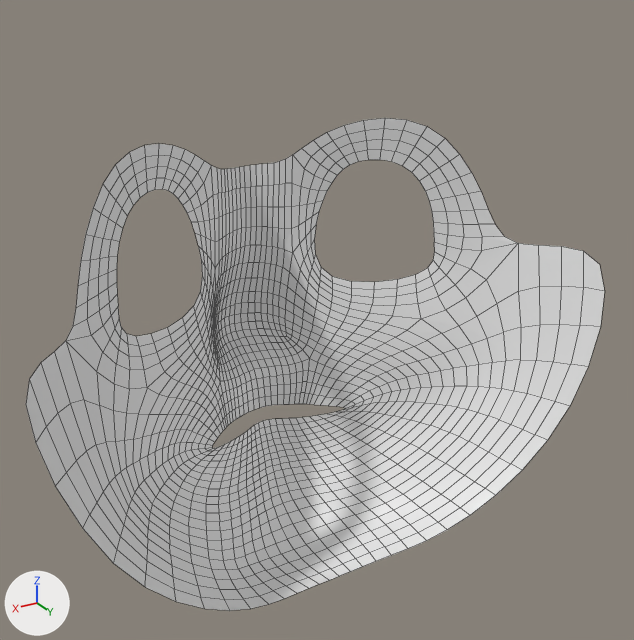
An edit to the Blender file steampunk.blend, drawn before and after from the same camera.
Camera for both pictures: a camera (50 mm lens) standing at (2.13, 2.43, 10.66) and looking at (-0.09, -1.27, 8.81). Arrows for +X, +Y and +Z are at lower left; the lights stay in place. Mesh edges are drawn as thin lines.
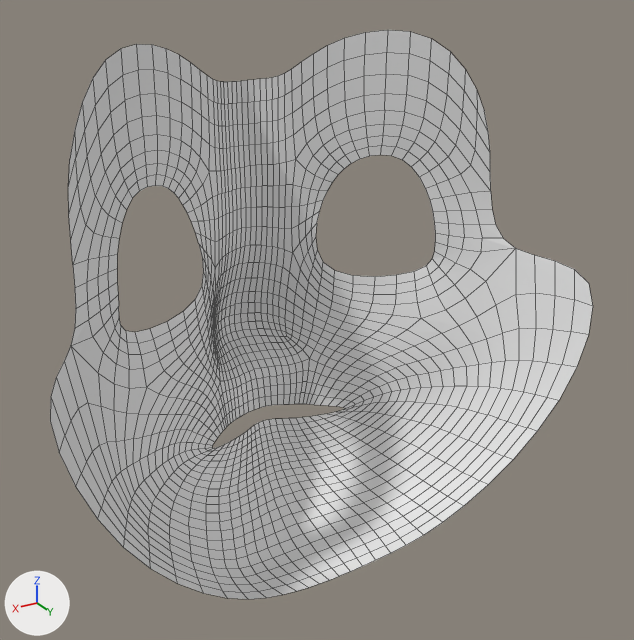
The change, as a list of edits to the scene's bpy script:
```text
Change me_plane:
    where me_plane.from_pydata(...)  # 61 vertices, 43 faces; spans x 0.0..1.68, y -0.85..1.63, z 0.52..2.17
    used by ob_plane; location = (0.0, 0.0, 8.192); rotation_euler = (1.571, 0.0, 0.0), in degrees (90, 0, 0)
    verts and faces of me_plane; kept vertices keep their numbers, new ones are numbered from 61
    before: 26 (0.13, 1.34, 1.85), 27 (0.0, 1.33, 1.92), 28 (0.22, 1.35, 1.79), 31 (0.47, 1.57, 1.71), 32 (0.56, 1.36, 1.66)
    before: 33 (0.92, 1.63, 1.4), 34 (0.81, 1.36, 1.49), 35 (1.18, 1.17, 1.21), 38 (0.33, 0.59, 1.73), 40 (0.97, 0.66, 1.35)
    before: 42 (0.94, 0.87, 1.38), 48 (1.68, 1.05, 0.63), 52 (0.0, -0.7, 1.63), 55 (0.41, -0.77, 1.22), 56 (0.0, -0.85, 1.26)
    before: 57 (1.39, 0.01, 0.52), 58 (0.72, -0.6, 0.69)
    me_plane part 1
    add verts[32] = (0.56, 1.37, 1.64)  # moved
    add verts[34] = (0.81, 1.4, 1.5)  # moved
    add verts[38] = (0.33, 0.65, 1.69)  # moved
    add verts[40] = (0.97, 0.67, 1.39)  # moved
    add verts[42] = (0.94, 0.87, 1.36)  # moved
    add verts[48] = (1.58, 0.9, 0.6)  # moved
    add verts[52] = (0.0, -0.67, 1.53)  # moved
    add verts[55] = (0.41, -0.74, 1.16)  # moved
    add verts[56] = (0.0, -0.8, 1.22)  # moved
    add verts[57] = (1.33, 0.1, 0.56)  # moved
    add verts[58] = (0.72, -0.57, 0.75)  # moved
    add for new, old in zip([*range(61, 67)], [26, 27, 28, 31, 33, 35]): verts[new] = verts[old] + (0.0, 0.46, 0.0)
    add faces += [(33, 35, 66, 65), (26, 28, 63, 61), (28, 31, 64, 63), (31, 33, 65, 64), (26, 61, 62, 27)]
```

Location of each change, [x1, y1, x2, y2] in pixels of the pictures (634 x 640 px):
'Plane', reshaped (6% narrower, 15% taller)
    before: [26, 118, 605, 611]
    after: [50, 30, 593, 599]
